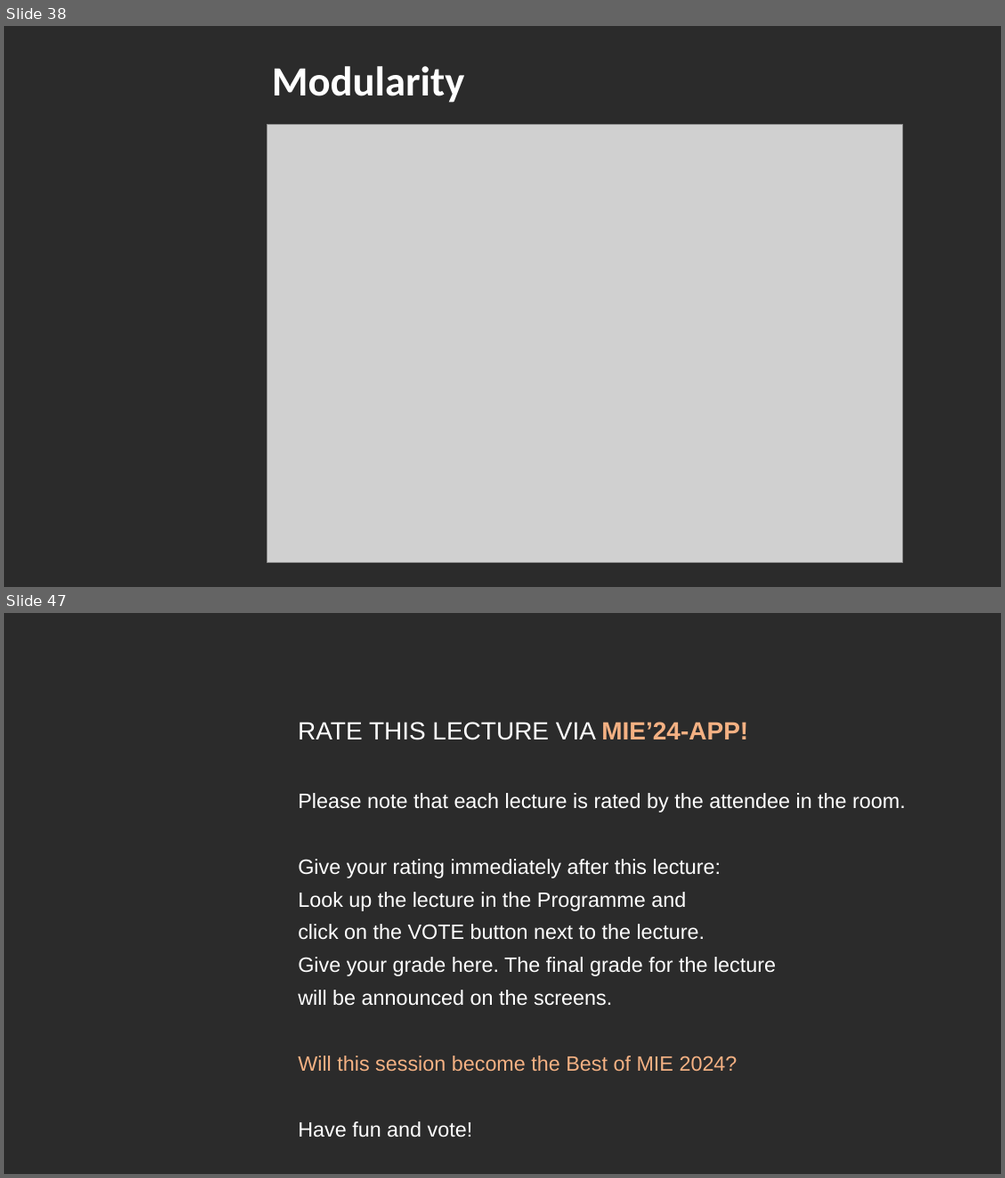
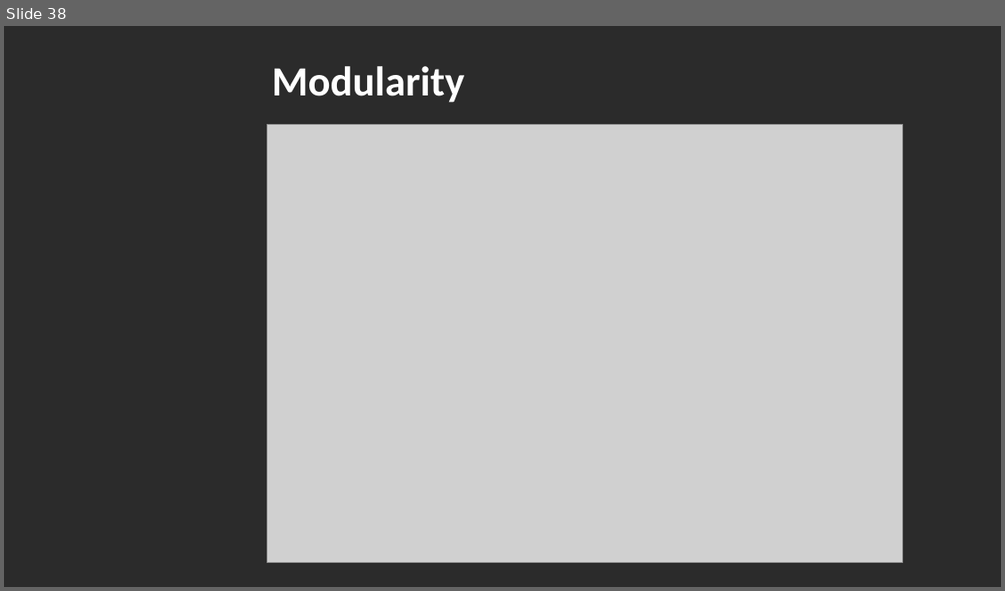
Before and after one commit to DataIMLabs/MIE2024, a slide deck: presentation/MIE2024-DataIM-Masterclass.pptx. Shown one above the other, each under a label of ours: slides 38 and 47 before the commit, slide 38 after it; the slides between them are not shown. The pictures are 1005x1178 and 1005x591 pixels, drawn with LibreOffice and Linux fonts; fonts in the diff are those of the drawing; grey boxes stand for pictures; background and template pictures are left out; a plain dark background stands for a picture behind light text. Boxes give left, top, right and bottom in pixels: in the first picture for what was removed or moved away, otherwise in the second. Text is boxed around its words. In the diff, an @@ line names an element or a change of style, - is before the commit and + after.

```diff
--- a/presentation/MIE2024-DataIM-Masterclass.pptx
+++ b/presentation/MIE2024-DataIM-Masterclass.pptx
@@ slide 47 removed at (x1=4, y1=613, x2=1001, y2=1174), background picture (left out) @@
@@ text removed at (x1=298, y1=722, x2=748, y2=740) @@
-RATE THIS LECTURE VIA MIE’24-APP!
@@ text removed at (x1=298, y1=793, x2=906, y2=1137) @@
-Please note that each lecture is rated by the attendee in the room.
-Give your rating immediately after this lecture:
-Look up the lecture in the Programme and
-click on the VOTE button next to the lecture.
-Give your grade here. The final grade for the lecture
-will be announced on the screens.
-Will this session become the Best of MIE 2024?
-Have fun and vote!
```
Also in this commit, not shown: 6 slides changed, 3 other slides removed, 7 other files.
